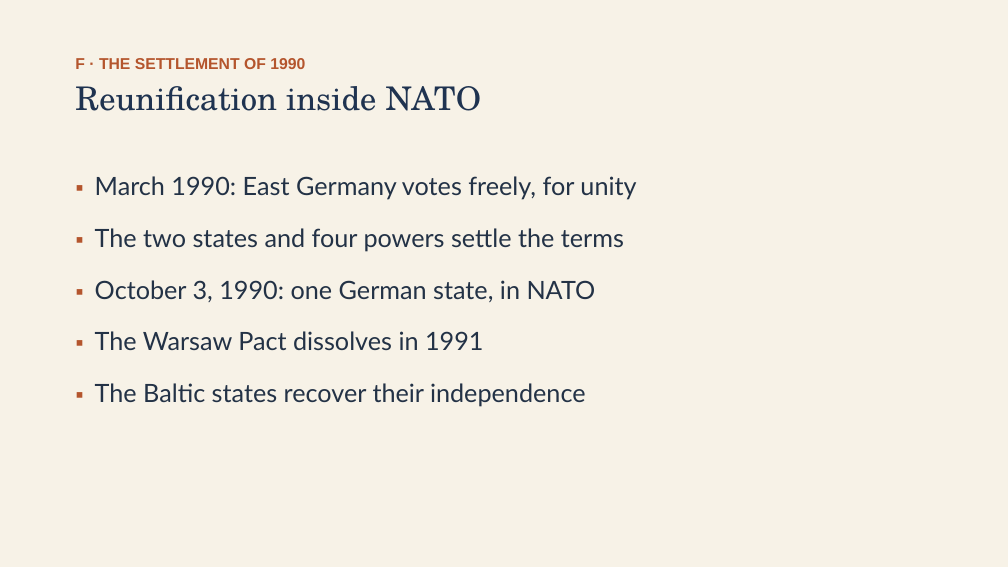
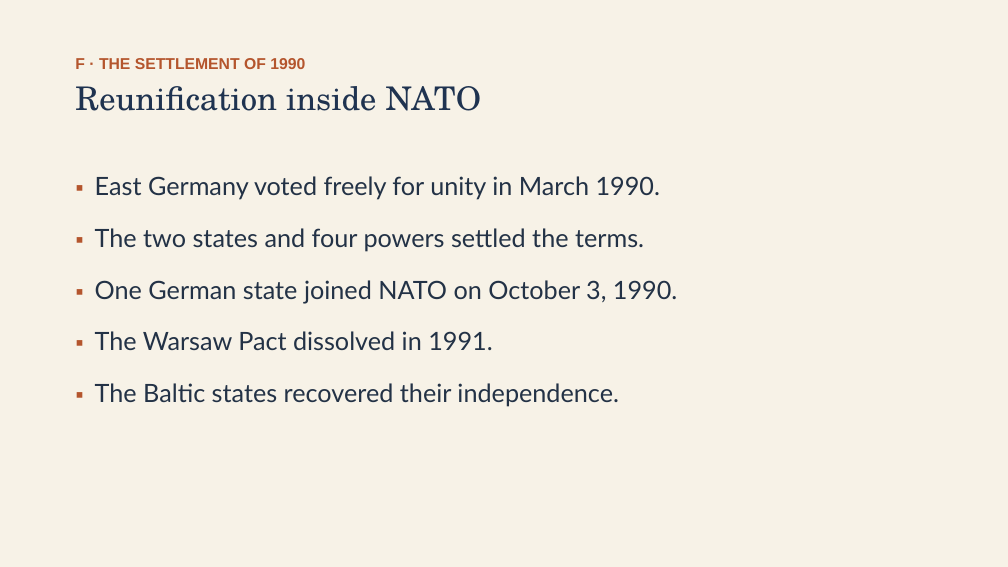
Before and after one commit to ab17gthb/humanities-curriculum-group, a slide deck: slide 17 of cold-war/lesson-08/lesson-08-slides.pptx. Drawn at 1008x567 pixels with LibreOffice and Linux fonts; fonts in the diff are those of the drawing. Boxes give left, top, right and bottom in pixels: in the first picture for what was removed or moved away, otherwise in the second. Text is boxed around its words. In the diff, an @@ line names an element or a change of style, - is before the commit and + after.

```diff
--- a/cold-war/lesson-08/lesson-08-slides.pptx
+++ b/cold-war/lesson-08/lesson-08-slides.pptx
@@ text at <box>95,176,677,406</box>: text changed @@
-▪ March 1990: East Germany votes freely, for unity
-▪ The two states and four powers settle the terms
-▪ October 3, 1990: one German state, in NATO
-▪ The Warsaw Pact dissolves in 1991
-▪ The Baltic states recover their independence
+▪ East Germany voted freely for unity in March 1990.
+▪ The two states and four powers settled the terms.
+▪ One German state joined NATO on October 3, 1990.
+▪ The Warsaw Pact dissolved in 1991.
+▪ The Baltic states recovered their independence.
```
Also in this commit, not shown: 8 other slides changed, 6 other files.
